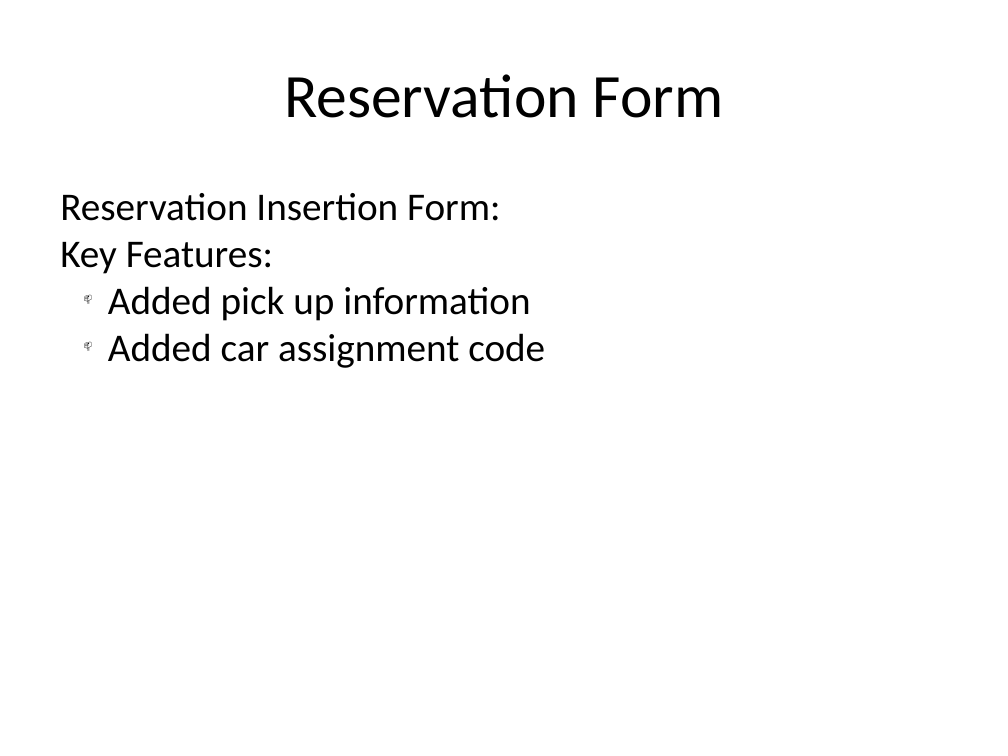
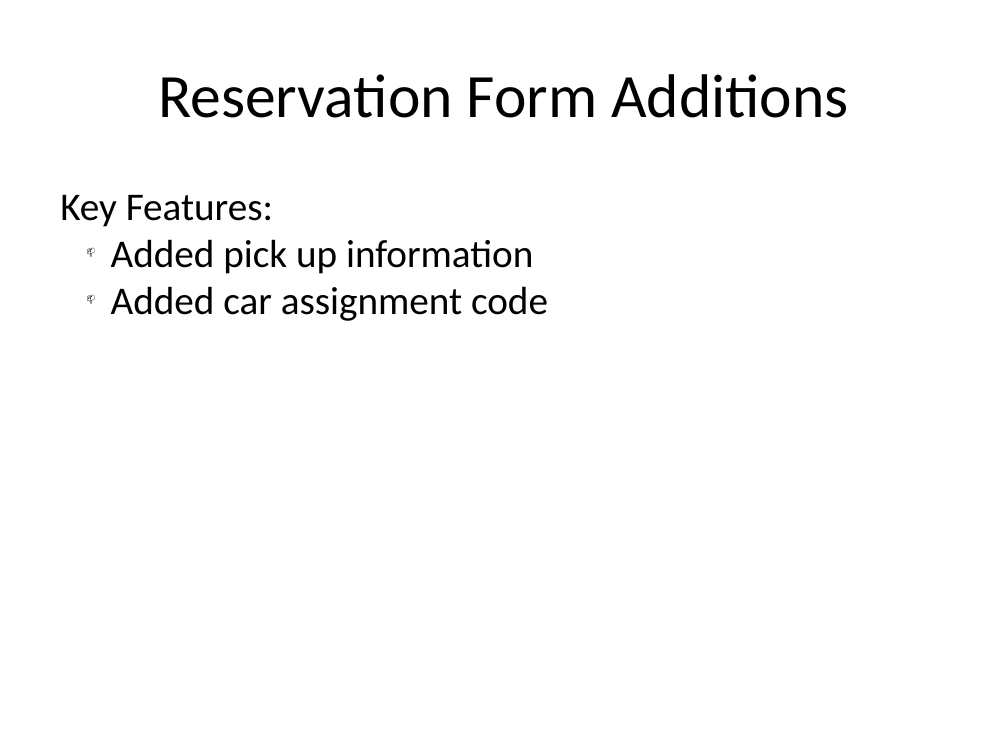
Before and after one commit to telepresencebot2/Transportation-For-Visually-Impaired, a slide deck: slide 8 of Cycle2DOC/CycleTwoPresentation.pptx. Drawn at 1008x756 pixels with LibreOffice and Linux fonts; fonts in the diff are those of the drawing; background and template pictures are left out. Boxes give left, top, right and bottom in pixels: in the first picture for what was removed or moved away, otherwise in the second. Text is boxed around its words. In the diff, an @@ line names an element or a change of style, - is before the commit and + after.

Commit message:
Formatting Changes

```diff
--- a/Cycle2DOC/CycleTwoPresentation.pptx
+++ b/Cycle2DOC/CycleTwoPresentation.pptx
@@ text at [158, 74, 849, 118]: text changed @@
-Reservation Form
+Reservation Form Additions
@@ text at [60, 193, 500, 221]: paragraph removed @@
-Reservation Insertion Form:
@@ text at [111, 239, 548, 321]: indent changed @@
```
Also in this commit, not shown: 10 other slides changed.
